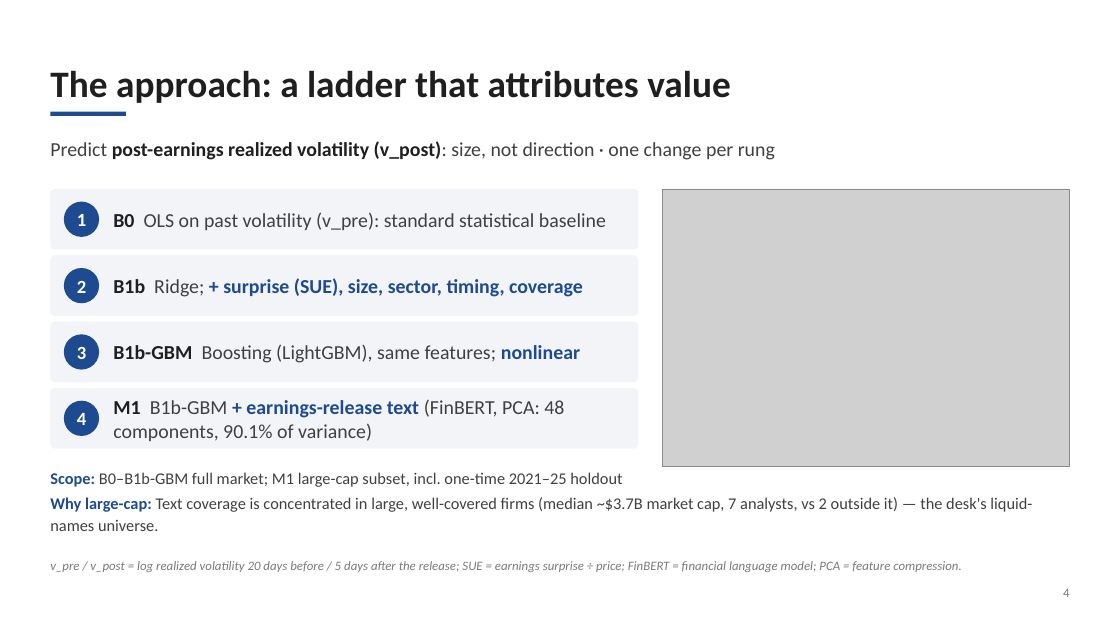
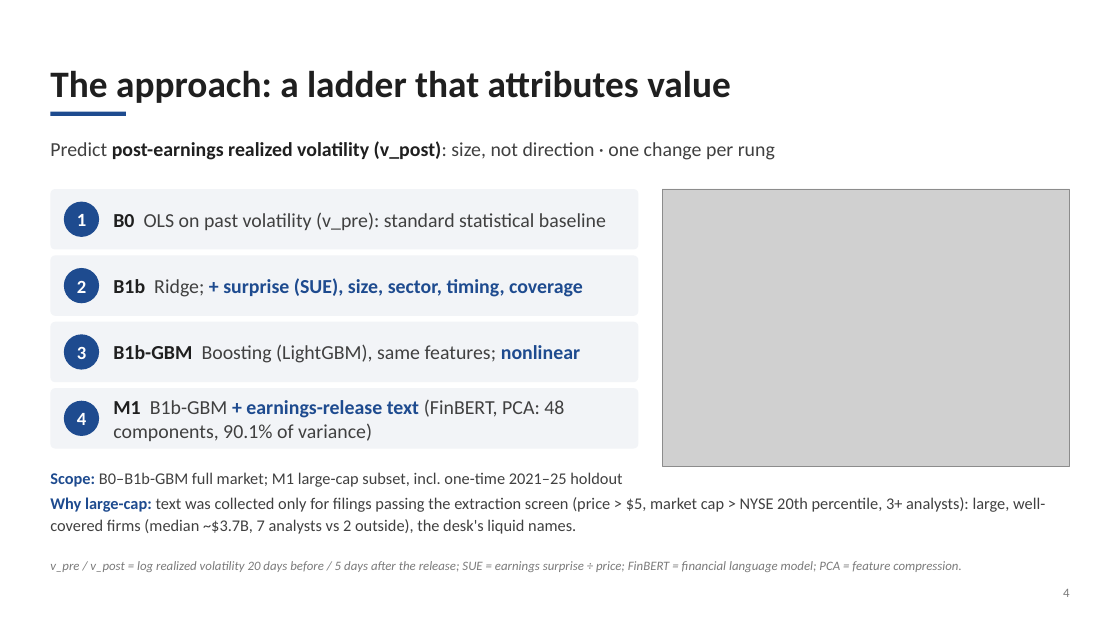
Before and after one commit to xkarelm/the-ai-edge-earnings-vol, a slide deck: slide 4 of vol_pipeline/deck/pitch_deck.pptx. Drawn at 1120x630 pixels with LibreOffice and Linux fonts; fonts in the diff are those of the drawing; grey boxes stand for pictures. Boxes give left, top, right and bottom in pixels: in the first picture for what was removed or moved away, otherwise in the second. Text is boxed around its words. In the diff, an @@ line names an element or a change of style, - is before the commit and + after.

```diff
--- a/vol_pipeline/deck/pitch_deck.pptx
+++ b/vol_pipeline/deck/pitch_deck.pptx
@@ text at (50,497,1045,534): text changed @@
-Why large-cap: Text coverage is concentrated in large, well-covered firms (median ~$3.7B market cap, 7 analysts, vs 2 outside it) — the desk's liquid-names universe.
+Why large-cap: text was collected only for filings passing the extraction screen (price > $5, market cap > NYSE 20th percentile, 3+ analysts): large, well-covered firms (median ~$3.7B, 7 analysts vs 2 outside), the desk's liquid names.
```
Also in this commit, not shown: 4 other files.
